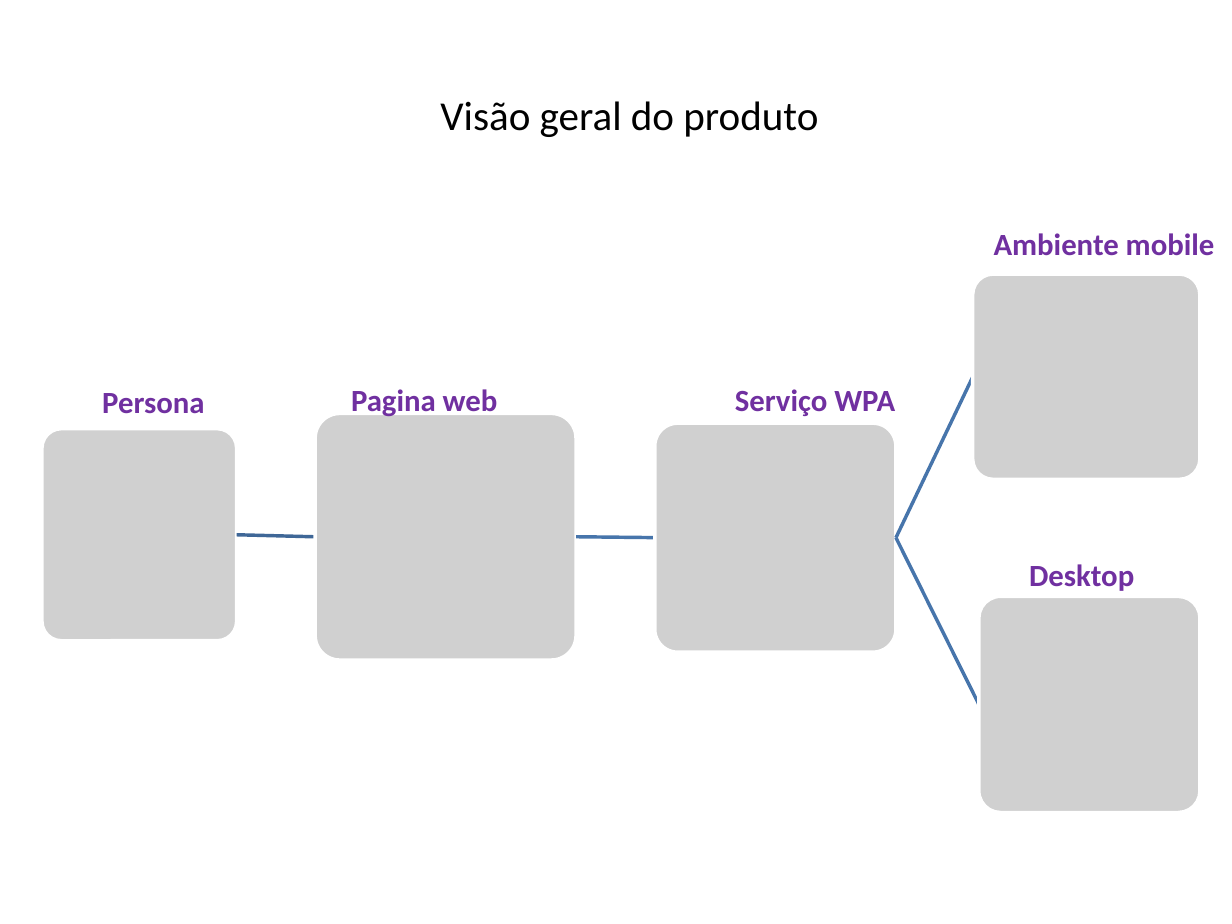
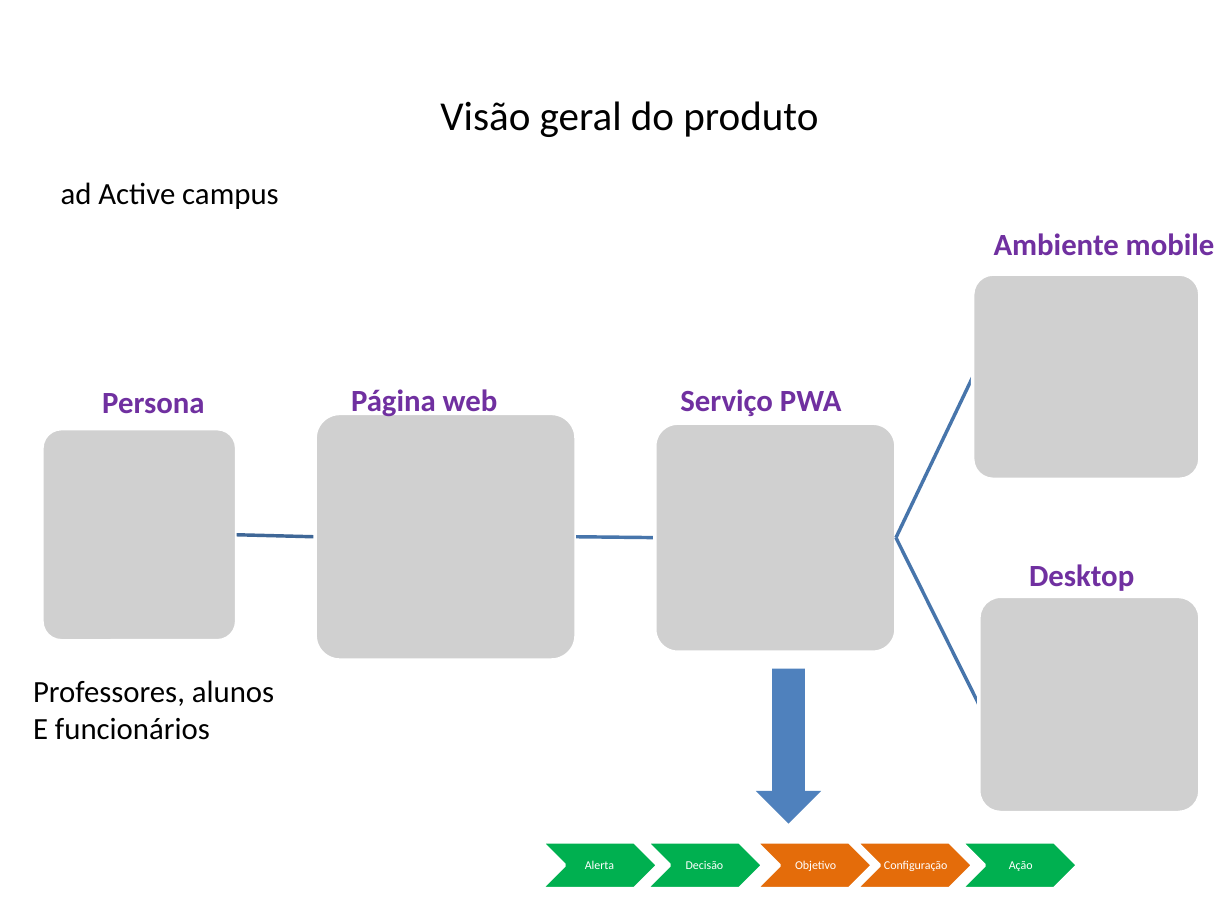
Before and after one commit to Neimarmg/TCC, a slide deck: slide 1 of Ppt.pptx (slide 2 before the commit). Drawn at 1232x924 pixels with LibreOffice and Linux fonts; fonts in the diff are those of the drawing; grey boxes stand for pictures. Boxes give left, top, right and bottom in pixels: in the first picture for what was removed or moved away, otherwise in the second. Text is boxed around its words. In the diff, an @@ line names an element or a change of style, - is before the commit and + after.

```diff
--- a/Ppt.pptx
+++ b/Ppt.pptx
@@ text added at <box>61,182,278,209</box>, 18 pt, text #000000 @@
+ad Active campus
@@ text at <box>351,389,498,419</box>: text changed @@
-Pagina web
+Página web
@@ text at <box>680,389,841,416</box>: text changed @@
-Serviço WPA
+Serviço PWA
@@ text added at <box>33,680,274,740</box>, 18 pt, text #000000 @@
+Professores, alunos
+E funcionários
@@ down arrow added at <box>756,669,822,824</box>, fill #4F81BD @@
@@ group added at <box>541,841,1078,888</box>: 5 chevrons, 5 texts @@
+Alerta
+Decisão
+Objetivo
+Configuração
+Ação
```
Also in this commit, not shown: 1 other slide changed, 3 slides added, 1 slide removed.
